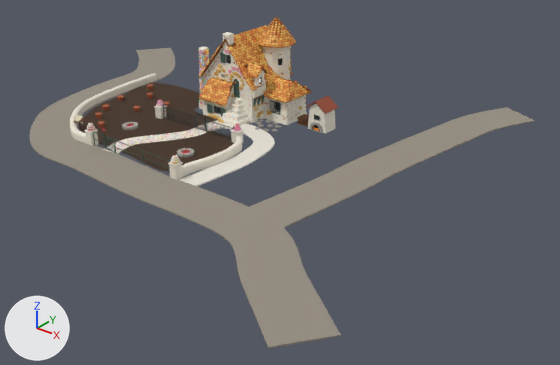
The Blender file models/AR_HansGrietje/AR_HansGrietje_master.blend: old version first, new version second.
Rendered twice from a camera (50 mm lens) standing at (34.9, -40.2, 20.1) and looking at (5.7, -3.7, -2.6). Every picture has the same lights, and +X, +Y and +Z are marked at lower left. The older version comes first.

Objects in the first picture: 'BAKE_pannenkoek', 'BAKE_snoep', 'BAKE_snoepomg', 'HG_muren__stuc', 'HO_aarde__aarde', 'HO_grind__grind', 'HO_muur__stuc', 'HO_pad__pad', 'HO_snoeppad__snoeppad', 'HO_stuc__stuc' and 11 more.
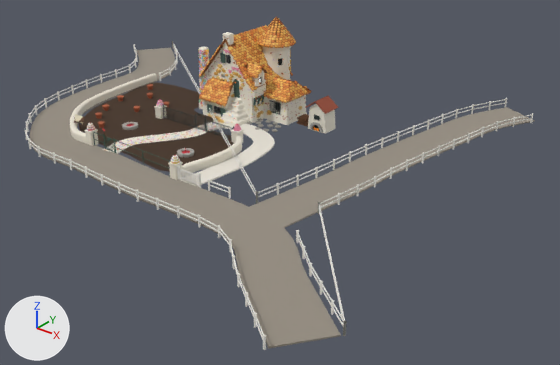
Location of each change, [x1, y1, x2, y2] in pixels of the pictures (560 x 365 px):
'HO_hekwit__hekwit', added
    after: [24, 41, 533, 350]

The change, as a diff of the scene's bpy script:
```diff
--- a/models/AR_HansGrietje/AR_HansGrietje_master.blend.py
+++ b/models/AR_HansGrietje/AR_HansGrietje_master.blend.py
@@ mat_mat_hekwit @@
+mat_mat_hekwit = principled_material('MAT_hekwit')
+mat_mat_hekwit.base_color = (0.859, 0.843, 0.782)  # white #eeede5
+mat_mat_hekwit.roughness = 0.7
@@ me_ho_hekwit__hekwit_001 @@
+me_ho_hekwit__hekwit_001.from_pydata(...)  # 2632 vertices, 1974 faces; spans x -18.5..20.4, y -20.5..12.8, z -0.1..0.9
+me_ho_hekwit__hekwit_001.materials.append(mat_mat_hekwit)  # white #eeede5
@@ ob_ho_hekwit__hekwit @@
+ob_ho_hekwit__hekwit = bpy.data.objects.new('HO_hekwit__hekwit', me_ho_hekwit__hekwit_001)
+ob_ho_hekwit__hekwit.location = (0.0, 0.0, 0.0)
```
